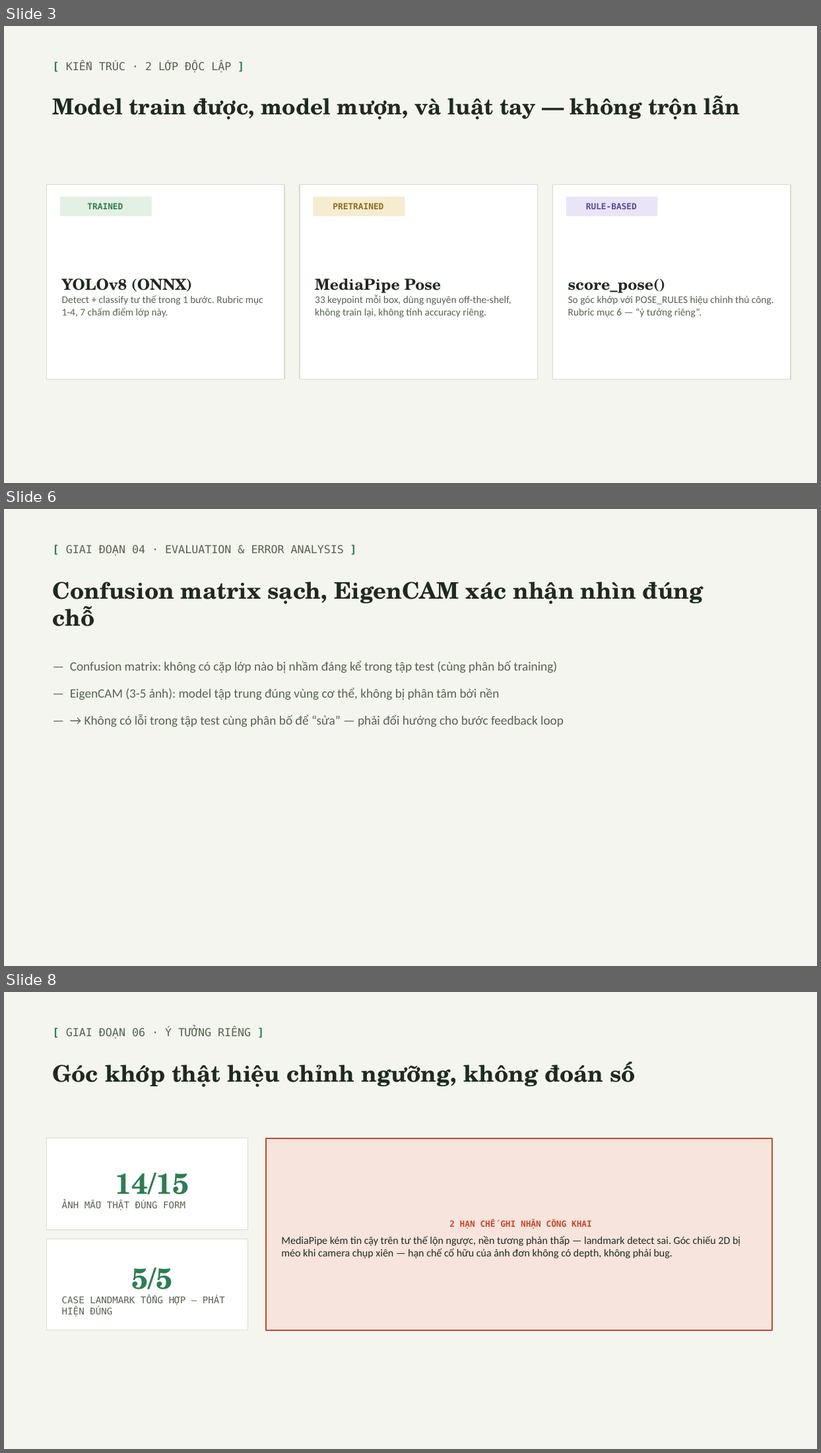
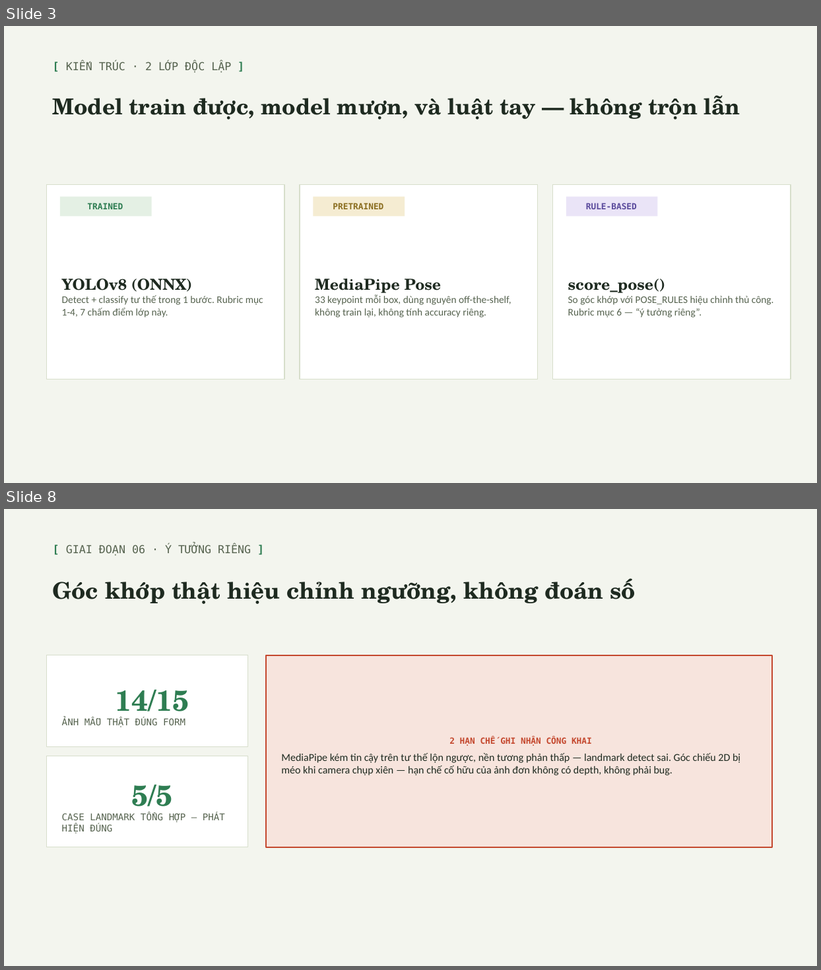
Before and after one commit to tom-the-prgrmr/computer-vision-project, a slide deck: docs/slides/presentation.pptx. Shown one above the other, each under a label of ours: slides 3, 6 and 8 before the commit, slides 3 and 8 after it; the slides between them are not shown. The pictures are 821x1453 and 821x970 pixels, drawn with LibreOffice and Linux fonts; fonts in the diff are those of the drawing. Boxes give left, top, right and bottom in pixels: in the first picture for what was removed or moved away, otherwise in the second. Text is boxed around its words. In the diff, an @@ line names an element or a change of style, - is before the commit and + after.

```diff
--- a/docs/slides/presentation.pptx
+++ b/docs/slides/presentation.pptx
@@ slide 6 removed at (4,509,817,966), background #F3F5EE @@
@@ text removed at (66,545,344,556) @@
-[ GIAI ĐOẠN 04 · EVALUATION & ERROR ANALYSIS ]
@@ text removed at (53,582,704,626) @@
-Confusion matrix sạch, EigenCAM xác nhận nhìn đúng chỗ
@@ text removed at (70,661,564,727) @@
-— Confusion matrix: không có cặp lớp nào bị nhầm đáng kể trong tập test (cùng phân bố training)
-— EigenCAM (3-5 ảnh): model tập trung đúng vùng cơ thể, không bị phân tâm bởi nền
-— → Không có lỗi trong tập test cùng phân bố để “sửa” — phải đổi hướng cho bước feedback loop
```
Also in this commit, not shown: 1 slide changed, 5 slides added, 4 other slides removed, 11 other files.
